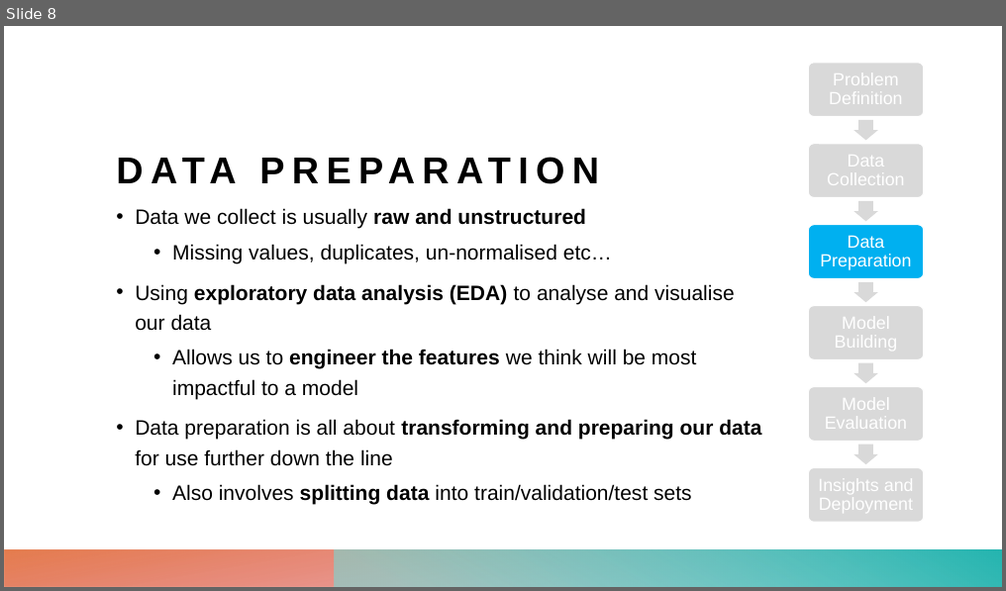
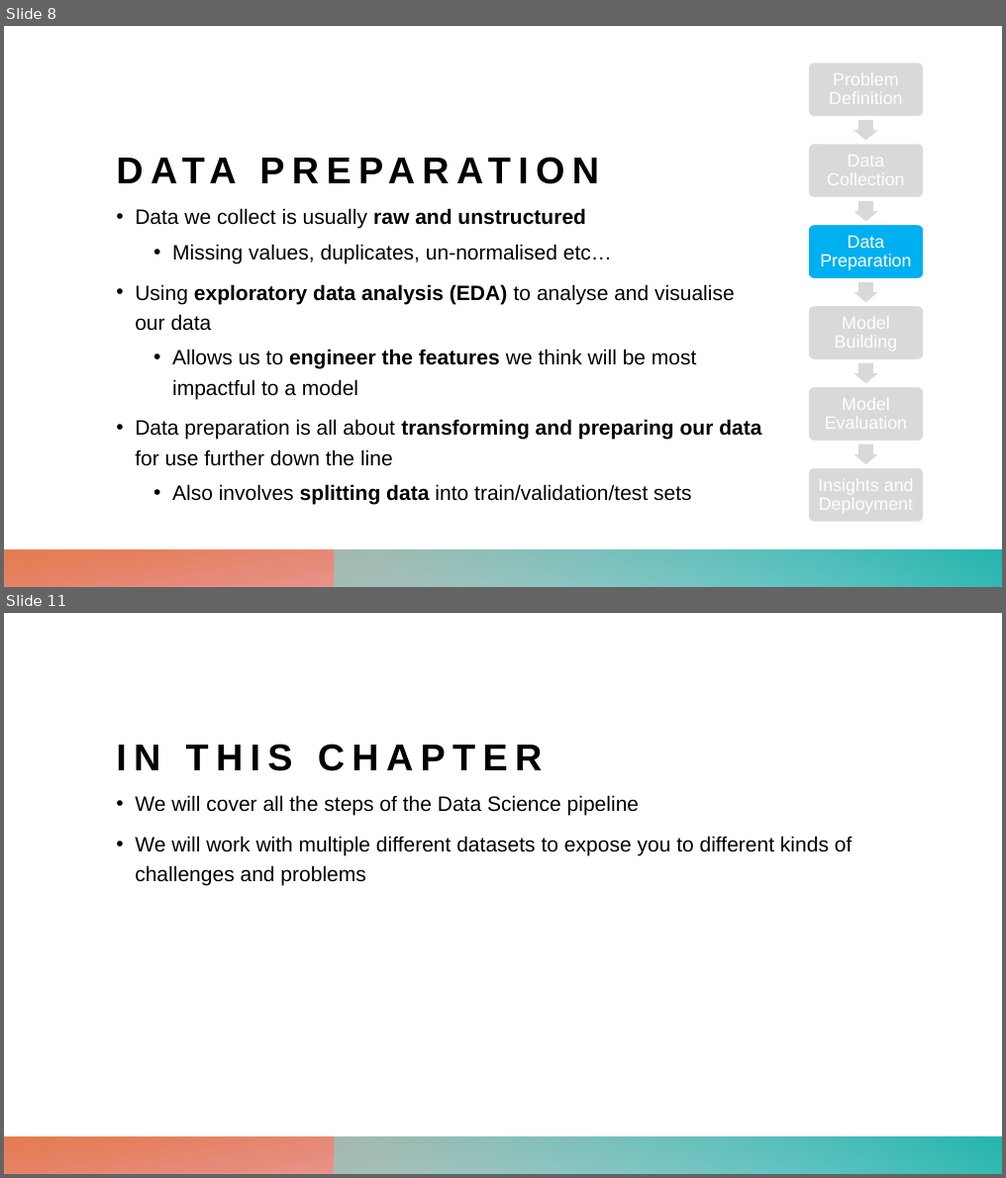
Before and after one commit to TataAndBigData/Practical-ML-DS, a slide deck: Chapter 2. Python for Data Scientists/Module 0. Introduction to Data Science/Intro_to_Data_Science.pptx. Shown one above the other, each under a label of ours: slide 8 before the commit, slides 8 and 11 after it; the slides between them are not shown. The pictures are 1006x591 and 1006x1178 pixels, drawn with LibreOffice and Linux fonts; fonts in the diff are those of the drawing. Boxes give left, top, right and bottom in pixels: in the first picture for what was removed or moved away, otherwise in the second. Text is boxed around its words. In the diff, an @@ line names an element or a change of style, - is before the commit and + after.

```diff
--- a/Chapter 2. Python for Data Scientists/Module 0. Introduction to Data Science/Intro_to_Data_Science.pptx
+++ b/Chapter 2. Python for Data Scientists/Module 0. Introduction to Data Science/Intro_to_Data_Science.pptx
@@ slide 11 added at (4,613,1002,1174), background #FFFFFF; not listed: 2 template elements that a slide beside it also shows @@
@@ title added at (116,744,543,771), 36 pt, text #000000, bold @@
+IN THIS CHAPTER
@@ text added at (135,795,852,886), 20 pt, text #000000 @@
+• We will cover all the steps of the Data Science pipeline
+• We will work with multiple different datasets to expose you to different kinds of challenges and problems
```
Also in this commit, not shown: 1 slide changed, 1 other slide added, 7 other files.
